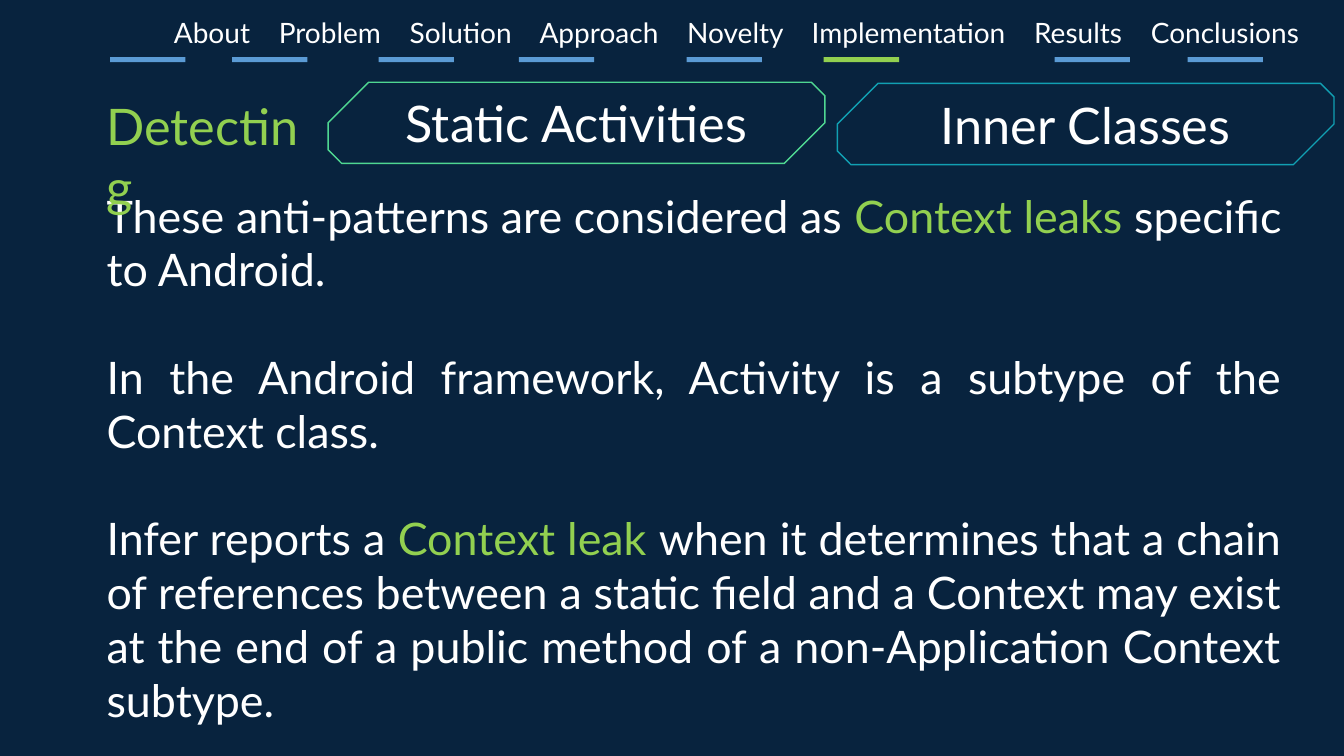
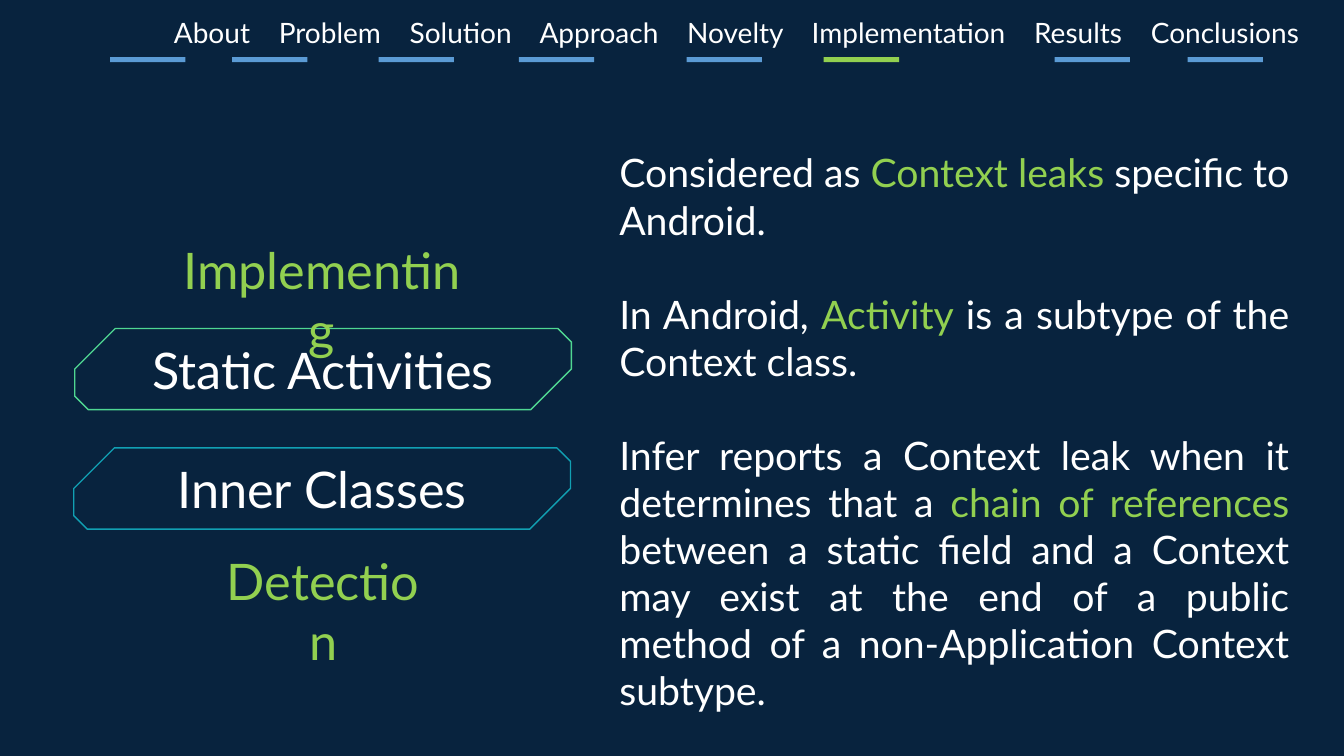
Before and after one commit to jsachs/infer, a slide deck: slide 18 of infeRS/InfeRS.pptx. Drawn at 1344x756 pixels with LibreOffice and Linux fonts; fonts in the diff are those of the drawing. Boxes give left, top, right and bottom in pixels: in the first picture for what was removed or moved away, otherwise in the second. Text is boxed around its words. In the diff, an @@ line names an element or a change of style, - is before the commit and + after.

```diff
--- a/infeRS/InfeRS.pptx
+++ b/infeRS/InfeRS.pptx
@@ text removed at [97, 91, 326, 162] @@
-Detecting
@@ text "Considered as Context leaks specific ...": place and size @@
-text "Considered as Context leaks specific ..." at [107, 194, 1281, 725]
+text "Considered as Context leaks specific ..." at [619, 158, 1290, 712]
@@ text at [619, 158, 1290, 377]: text changed; size 32 to 28 pt @@
-These anti-patterns are considered as Context leaks specific to Android.
-In the Android framework, Activity is a subtype of the Context class.
+Considered as Context leaks specific to Android.
+In Android, Activity is a subtype of the Context class.
@@ text added at [165, 234, 479, 306], 36 pt, text #92D050 @@
+Implementing
@@ snip diag rect "Static Activities": place and size @@
-snip diag rect "Static Activities" at [329, 83, 826, 164]
+snip diag rect "Static Activities" at [75, 329, 572, 410]
@@ snip diag rect "Inner Classes": place and size @@
-snip diag rect "Inner Classes" at [838, 84, 1335, 165]
+snip diag rect "Inner Classes" at [74, 448, 571, 529]
@@ text at [619, 441, 1290, 712]: size 32 to 28 pt in "Infer reports a Context leak when it ..."; text colour #92D050 to #FFFFFF in "Context leak"; text colour #FFFFFF to #92D050 in "chain of references" @@
@@ text added at [210, 545, 437, 617], 36 pt, text #92D050 @@
+Detection
```
Also in this commit, not shown: 11 other slides changed, 1 slide added, 4 slides removed.
